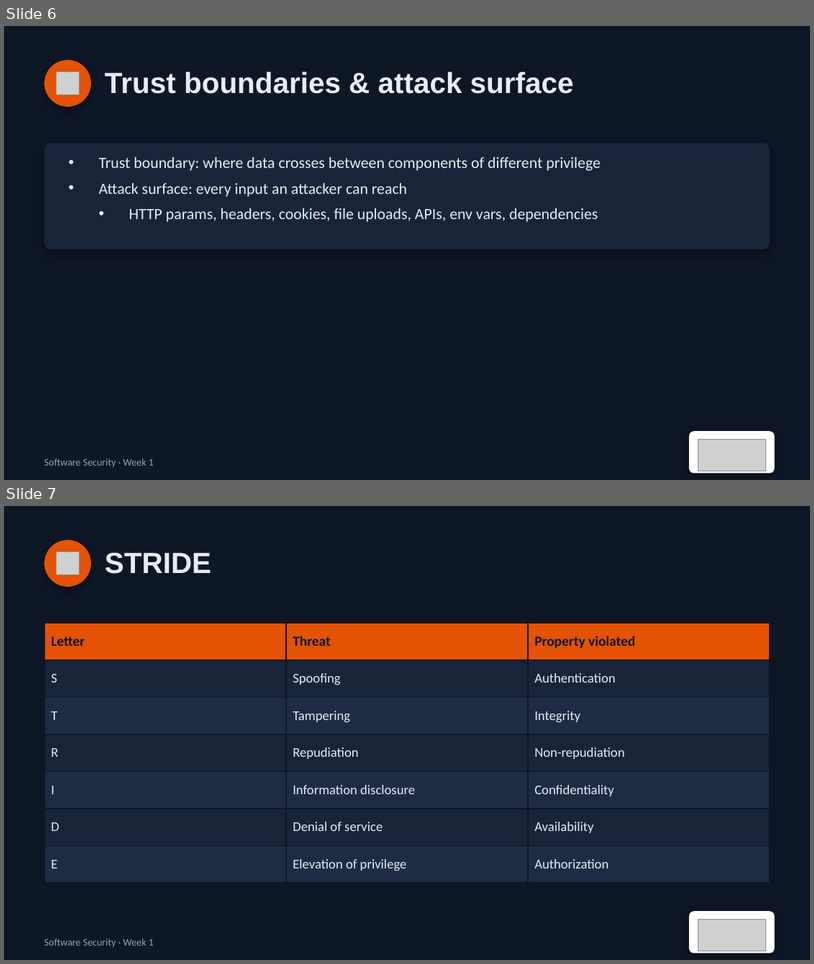
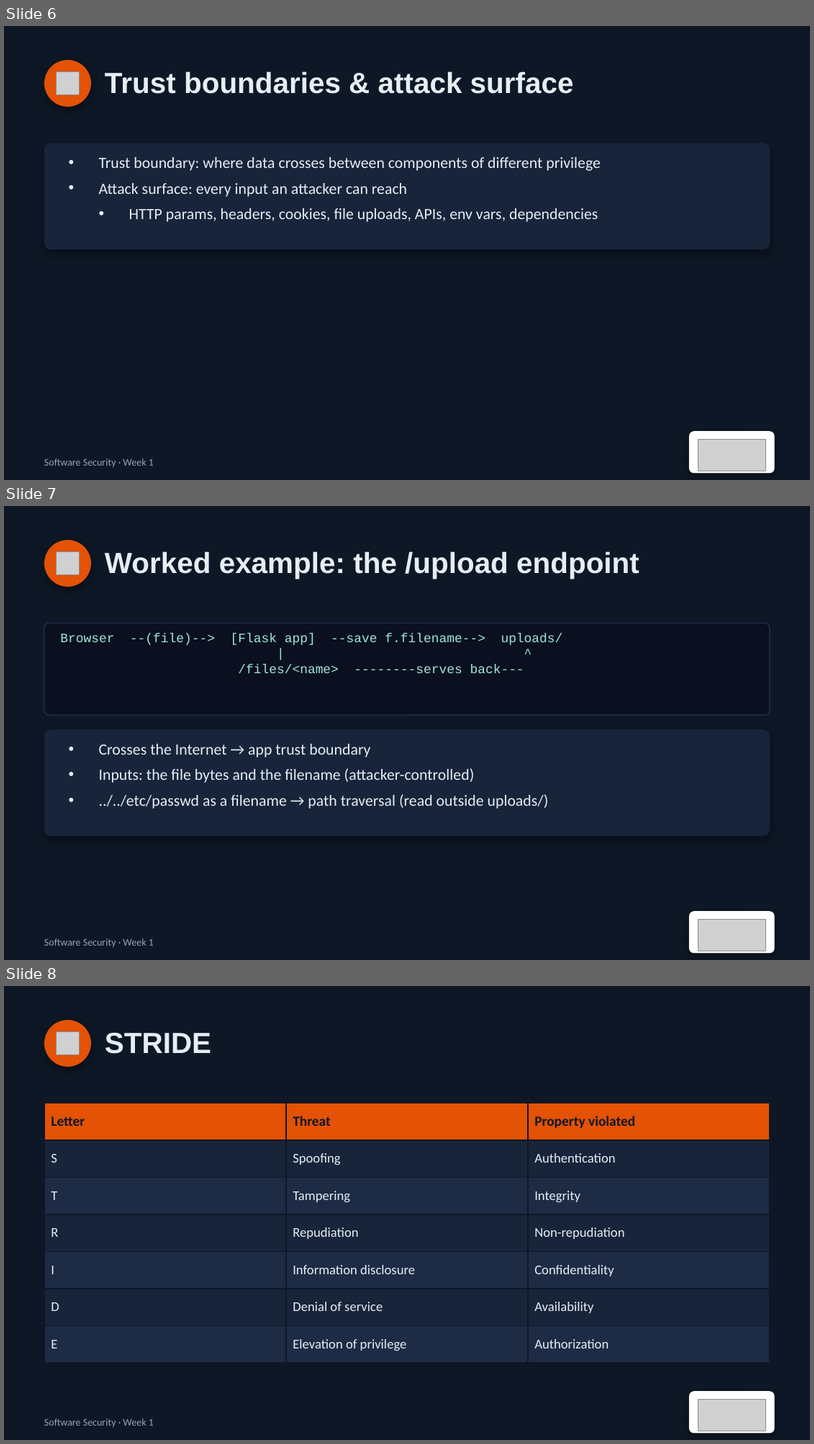
Before and after one commit to nutthakorn7/software-security, a slide deck: slides/pptx/week01.pptx. Shown one above the other, each under a label of ours: slides 6 and 7 before the commit, slides 6, 7 and 8 after it. The pictures are 814x964 and 814x1444 pixels, drawn with LibreOffice and Linux fonts; fonts in the diff are those of the drawing; grey boxes stand for pictures. Boxes give left, top, right and bottom in pixels: in the first picture for what was removed or moved away, otherwise in the second. Text is boxed around its words. In the diff, an @@ line names an element or a change of style, - is before the commit and + after.

```diff
--- a/slides/pptx/week01.pptx
+++ b/slides/pptx/week01.pptx
@@ slide 7 added at bbox=[4, 506, 810, 960], background #0E1726 @@
@@ ellipse added at bbox=[44, 540, 91, 587], fill #E35205 @@
@@ picture added at bbox=[57, 552, 79, 574] @@
@@ text added at bbox=[105, 551, 640, 579], 26 pt, text #E6EDF3, bold @@
+Worked example: the /upload endpoint
@@ rounded rectangle added at bbox=[44, 623, 770, 715], fill #0A1020, outline #1E2B45 1 pt @@
@@ text added at bbox=[60, 633, 563, 673], 11.5 pt, text #9FE7D6 @@
+Browser --(file)--> [Flask app] --save f.filename--> uploads/
+| ^
+/files/<name> --------serves back---
@@ rounded rectangle added at bbox=[44, 729, 770, 836], fill #18243A @@
@@ text added at bbox=[99, 744, 549, 808], 14 pt, text #E6EDF3 @@
+• Crosses the Internet → app trust boundary
+• Inputs: the file bytes and the filename (attacker-controlled)
+• ../../etc/passwd as a filename → path traversal (read outside uploads/)
@@ rounded rectangle added at bbox=[689, 911, 775, 952], fill #FFFFFF @@
@@ picture added at bbox=[698, 919, 766, 950] @@
@@ text added at bbox=[44, 938, 154, 947], 9 pt, text #94A3B8 @@
+Software Security · Week 1
@@ what was slide 7 is now slide 8 @@
```
Also in this commit, not shown: 5 slides changed, 1 other slide added, 1 slide removed, 2 other files.
